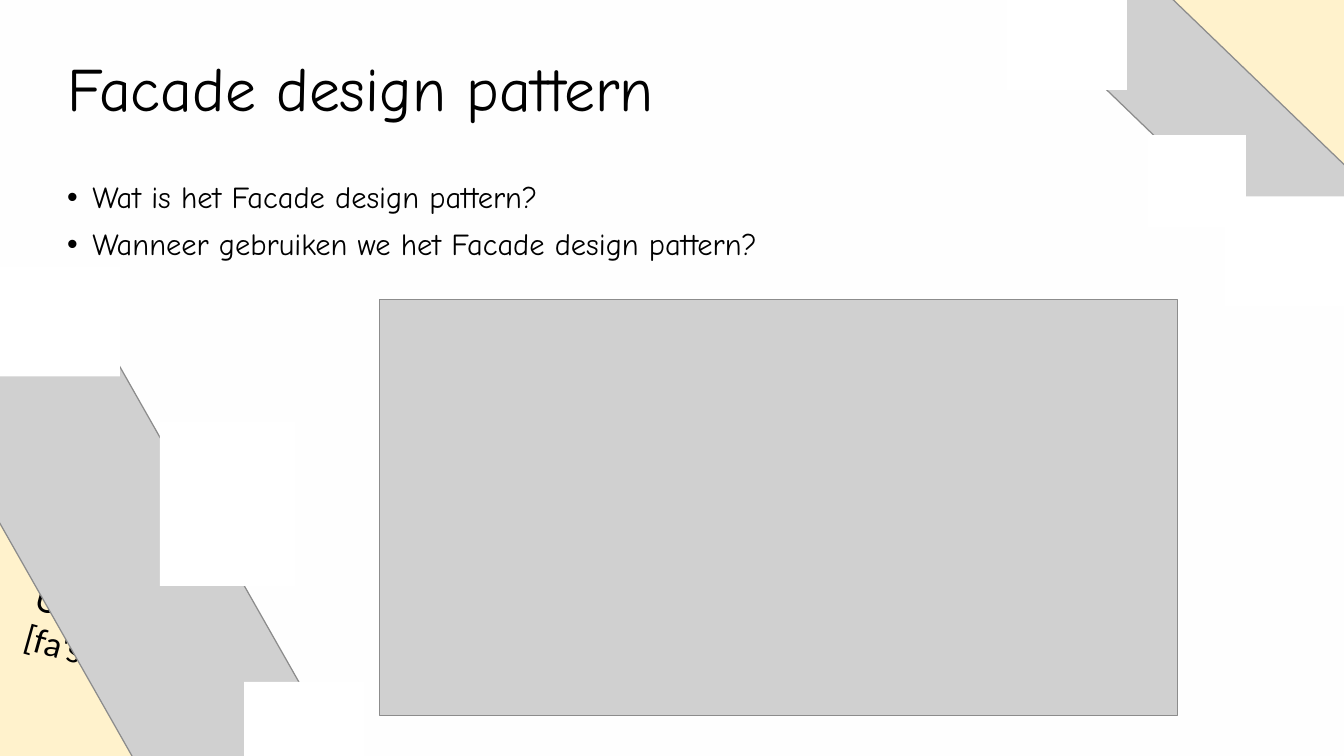
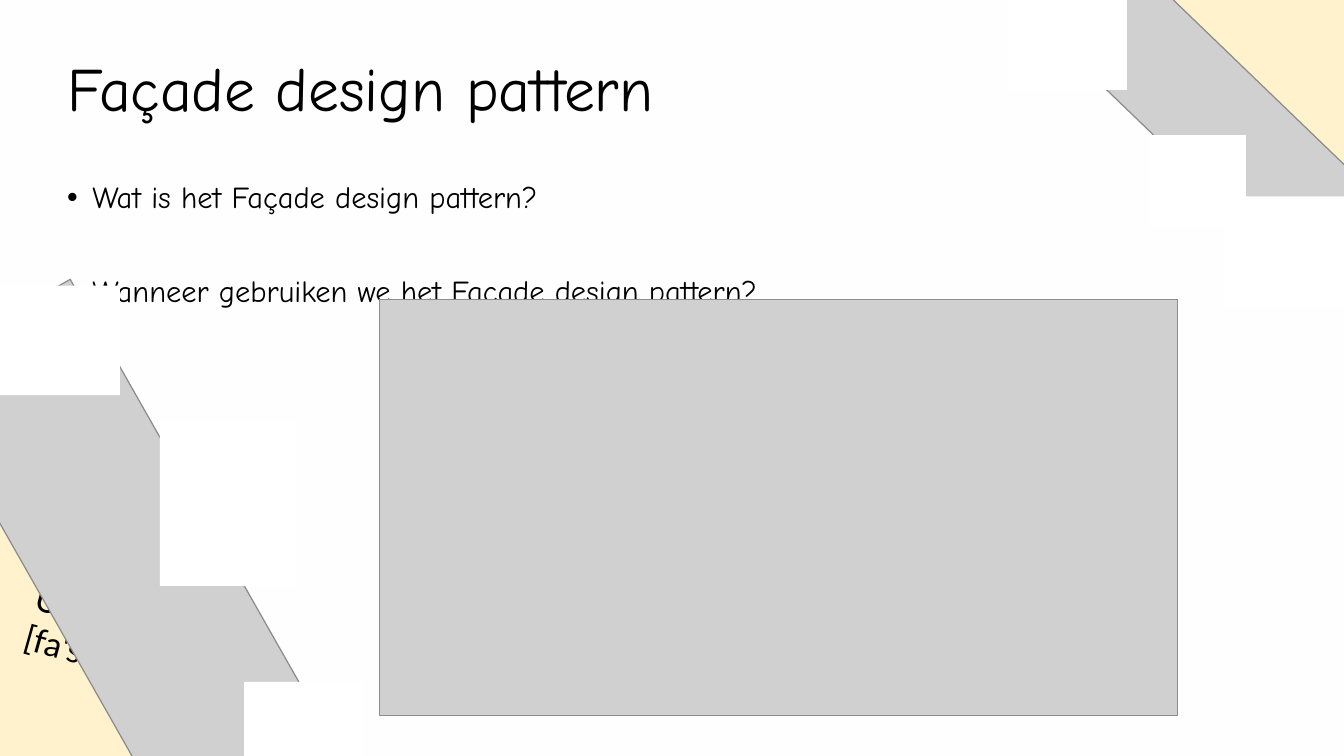
Before and after one commit to Fontys-Project/designpattern-poc, a slide deck: slide 7 of Presentatie design pattern.pptx. Drawn at 1344x756 pixels with LibreOffice and Linux fonts; fonts in the diff are those of the drawing; grey boxes stand for pictures. Boxes give left, top, right and bottom in pixels: in the first picture for what was removed or moved away, otherwise in the second. Text is boxed around its words. In the diff, an @@ line names an element or a change of style, - is before the commit and + after.

```diff
--- a/Presentatie design pattern.pptx
+++ b/Presentatie design pattern.pptx
@@ title at [67, 68, 653, 124]: text changed @@
-Facade design pattern
+Façade design pattern
@@ text at [92, 186, 757, 312]: text changed @@
-• Wat is het Facade design pattern?
-• Wanneer gebruiken we het Facade design pattern?
+• Wat is het Façade design pattern?
+• Wanneer gebruiken we het Façade design pattern?
@@ rectangle: place and size @@
-rectangle at [0, 267, 120, 377]
+rectangle at [0, 285, 120, 395]
```
Also in this commit, not shown: 6 other slides changed.
